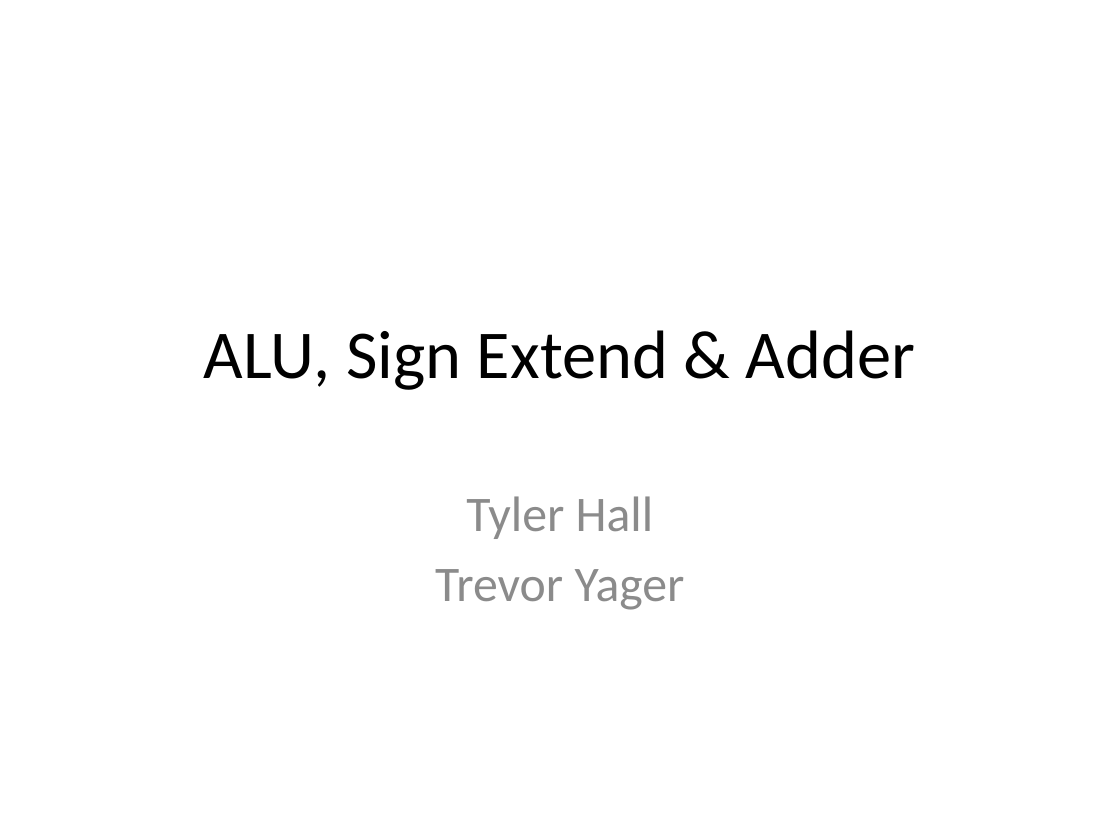
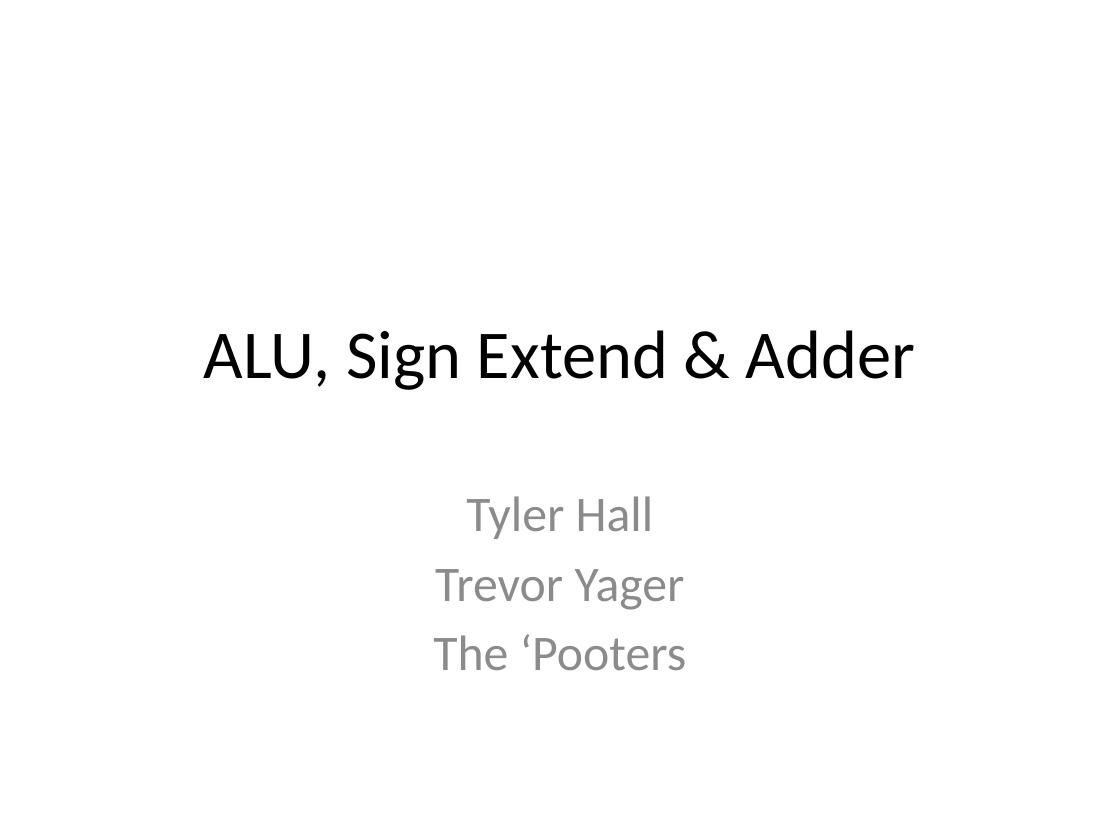
Before and after one commit to ProfessorWest/COIN-330-labs, a slide deck: slide 1 of lab03/Lab3_Presentation.pptx. Drawn at 1120x840 pixels with LibreOffice and Linux fonts; fonts in the diff are those of the drawing. Boxes give left, top, right and bottom in pixels: in the first picture for what was removed or moved away, otherwise in the second. Text is boxed around its words. In the diff, an @@ line names an element or a change of style, - is before the commit and + after.

```diff
--- a/lab03/Lab3_Presentation.pptx
+++ b/lab03/Lab3_Presentation.pptx
@@ subtitle at (433,634,687,670): paragraph added @@
+The ‘Pooters
```
Also in this commit, not shown: 3 slides added.
